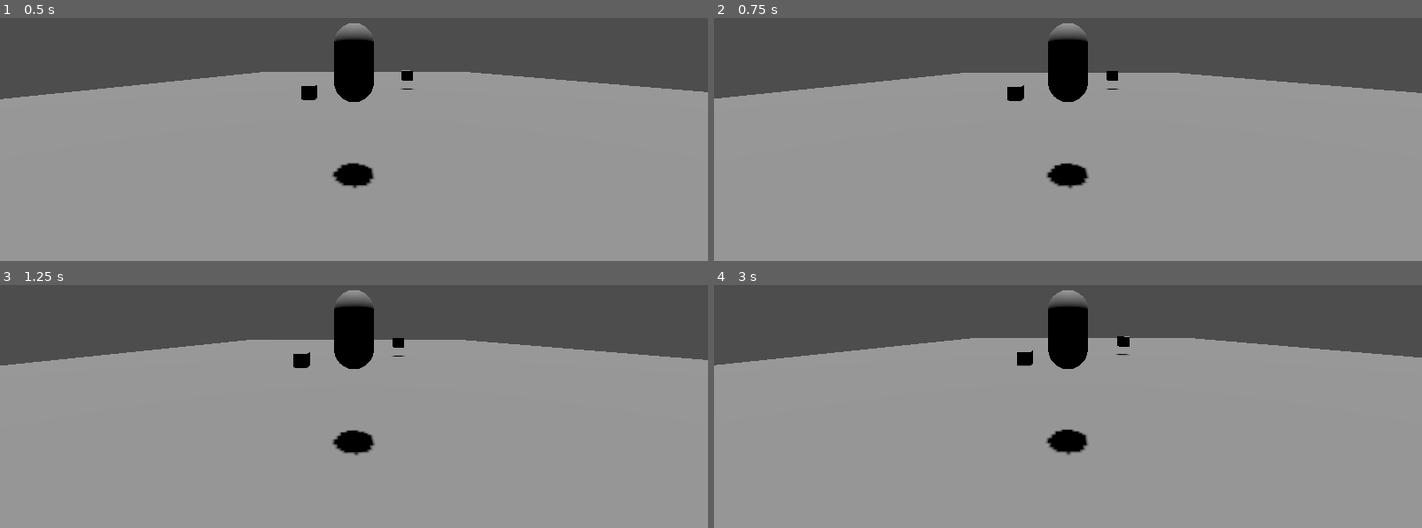
Above: before the commit, frames 1-4 (two rows, left to right).
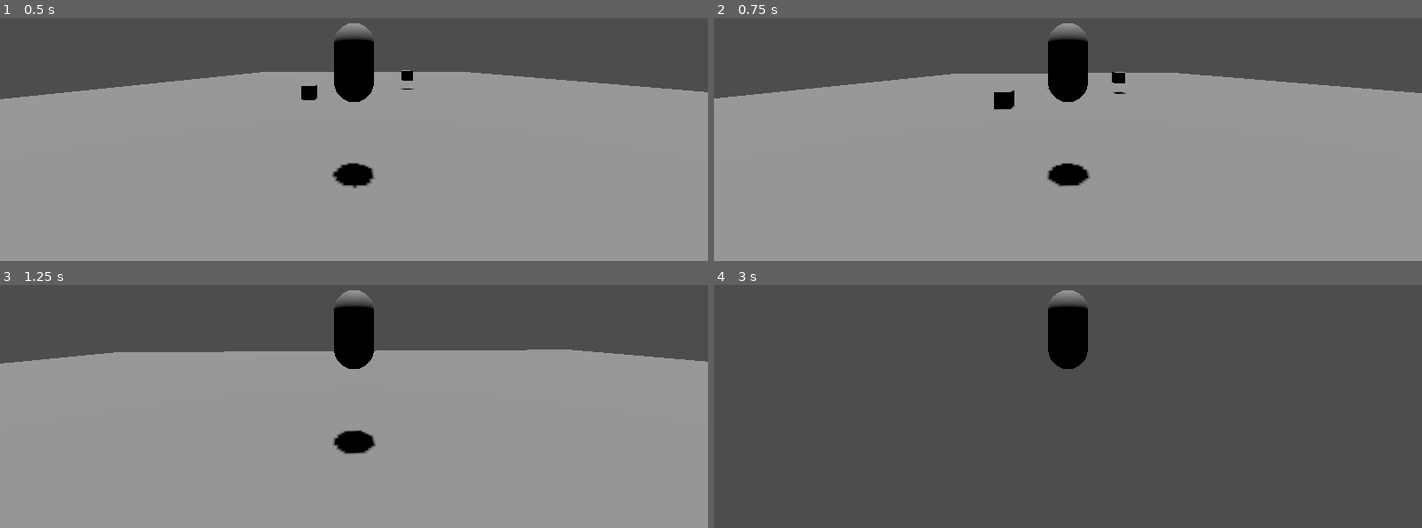
Above: after the commit, the same moments.

Repository: GameDevWeek-2023/ON_VeilBreak
Game: Godot game, scene res://Base.tscn
Two runs of this game, one before a commit and one after it. Both use one fixed random seed, a clock stepped at 60 frames per second and the inputs below.
Inputs (mouse positions are in pixels of both pictures, inside the frame that each line leads up to):
- Up to frame 1 (0.5 s): no input
- Up to frame 2 (0.75 s): tap Enter at 0.5 s; move the mouse to (1103, 61) at 0.52 s; hold W (move_forward) from 0.53 s (still down)
- Up to frame 3 (1.25 s): keep holding W (move_forward)
- Up to frame 4 (3 s): keep holding W (move_forward); move the mouse to (1032, 331) at 1.27 s; tap Space at 2 s; move the mouse to (1082, 321) at 2.02 s; tap Enter at 2.75 s; move the mouse to (1060, 336) at 2.77 s

Frame 1 is identical in both runs. In frame 2, 0.5% of the frame differs, in the area x 0-100%, y 21-71%; in frame 3, 2.3%; in frame 4, 74%, in the area x 0-100%, y 21-100%.
Error before the commit: Invalid access to property or key 'rotation' on a base object of type 'null instance'. (res://player/player.gd:15)

Commit message:
took out movement

Diff:
--- a/player/player.gd
+++ b/player/movement.gd
@@ -1,9 +1,11 @@
-extends CharacterBody3D
+extends Node3D
 
-@export var speed := 0;
+@onready var parent = get_parent();
+@onready var mesh = get_parent().get_node("pivot")
+
 @export var acceleration = 5;
 
-@onready var _spring_arm: SpringArm3D = $SpringArm3D;
+@onready var camara: SpringArm3D = get_parent().get_node("player_camara");
 
 var target_velocity = Vector3.ZERO
 
@@ -12,16 +14,16 @@
 
 	move_direction.x = Input.get_action_strength("move_right") - Input.get_action_strength("move_left");
 	move_direction.z = Input.get_action_strength("move_back") - Input.get_action_strength("move_forward");
-	move_direction = move_direction.rotated(Vector3.UP, _spring_arm.rotation.y).normalized();
+	move_direction = move_direction.rotated(Vector3.UP, camara.rotation.y).normalized();
 	if move_direction != Vector3.ZERO:
 		move_direction = move_direction.normalized();
-		$pivot.look_at(position + move_direction, Vector3.UP);
+		mesh.look_at(parent.position + move_direction, Vector3.UP);
 
 	target_velocity.x += move_direction.x * acceleration;
 	target_velocity.z += move_direction.z * acceleration;
 
-	velocity = target_velocity;
-	move_and_slide();
+	parent.velocity = target_velocity;
+	parent.move_and_slide();
 
 # Called when the node enters the scene tree for the first time.
 #func _ready():
@@ -30,4 +32,4 @@
 
 # Called every frame. 'delta' is the elapsed time since the previous frame.
 func _process(delta):
-	_spring_arm.position = position
+	camara.position = parent.position
--- a/player/movement.tscn
+++ b/player/movement.tscn
@@ -1,22 +1,6 @@
-[gd_scene load_steps=3 format=3 uid="uid://rtm3dqafifby"]
+[gd_scene load_steps=2 format=3 uid="uid://rtm3dqafifby"]
 
-[ext_resource type="Script" path="res://player/SpringArm3D.gd" id="1_npkvy"]
-
-[sub_resource type="CapsuleMesh" id="CapsuleMesh_wx3dr"]
+[ext_resource type="Script" path="res://player/movement.gd" id="1_3hurg"]
 
 [node name="Movement" type="Node3D"]
-
-[node name="SpringArm3D" type="SpringArm3D" parent="."]
-spring_length = 5.0
-script = ExtResource("1_npkvy")
-
-[node name="Camera3D" type="Camera3D" parent="SpringArm3D"]
-transform = Transform3D(1, 0, 0, 0, 1, 0, 0, 0, 1, 0.193743, -0.126409, 1.48876)
-current = true
-fov = 90.6
-
-[node name="pivot" type="Node3D" parent="."]
-
-[node name="MeshInstance3D" type="MeshInstance3D" parent="pivot"]
-mesh = SubResource("CapsuleMesh_wx3dr")
-skeleton = NodePath("../../../..")
+script = ExtResource("1_3hurg")
--- a/player/player.tscn
+++ b/player/player.tscn
@@ -1,15 +1,25 @@
-[gd_scene load_steps=4 format=3 uid="uid://b5f8vlhw2s536"]
+[gd_scene load_steps=5 format=3 uid="uid://db1x4h4bapiib"]
 
-[ext_resource type="Script" path="res://player/player.gd" id="1_ulnls"]
+[ext_resource type="PackedScene" uid="uid://cpws260t447t5" path="res://player/player_camara.tscn" id="2_et1dp"]
 [ext_resource type="PackedScene" uid="uid://rtm3dqafifby" path="res://player/movement.tscn" id="2_v5qm3"]
 
 [sub_resource type="CapsuleShape3D" id="CapsuleShape3D_2ioct"]
 
+[sub_resource type="CapsuleMesh" id="CapsuleMesh_ghyiv"]
+
 [node name="CharacterBody3D" type="CharacterBody3D"]
-script = ExtResource("1_ulnls")
 
 [node name="CollisionShape3D" type="CollisionShape3D" parent="."]
 transform = Transform3D(1, 0, 0, 0, 1, 0, 0, 0, 1, -0.0210164, 0.00938052, 0.00014849)
 shape = SubResource("CapsuleShape3D_2ioct")
 
 [node name="Movement" parent="." instance=ExtResource("2_v5qm3")]
+acceleration = 2
+
+[node name="pivot" type="Node3D" parent="."]
+
+[node name="MeshInstance3D" type="MeshInstance3D" parent="pivot"]
+mesh = SubResource("CapsuleMesh_ghyiv")
+skeleton = NodePath("../../../..")
+
+[node name="player_camara" parent="." instance=ExtResource("2_et1dp")]
--- /dev/null
+++ b/player/player_camara.tscn
@@ -0,0 +1,12 @@
+[gd_scene load_steps=2 format=3 uid="uid://cpws260t447t5"]
+
+[ext_resource type="Script" path="res://player/player_camara.gd" id="1_1bm1n"]
+
+[node name="SpringArm3D" type="SpringArm3D"]
+spring_length = 5.0
+script = ExtResource("1_1bm1n")
+
+[node name="Camera3D" type="Camera3D" parent="."]
+transform = Transform3D(1, 0, 0, 0, 1, 0, 0, 0, 1, 0.193743, -0.126409, 1.48876)
+current = true
+fov = 90.6
--- a/project.godot
+++ b/project.godot
@@ -14,12 +14,6 @@
 run/main_scene="res://Base.tscn"
 config/features=PackedStringArray("4.0", "Forward Plus")
 config/icon="res://icon.svg"
-
-[layer_names]
-
-3d_physics/layer_1="Main physics"
-3d_physics/layer_9="Projectiles 1"
-3d_physics/layer_10="Projectiles 2"
 
 [input]
 
@@ -52,3 +46,9 @@
 "events": [Object(InputEventKey,"resource_local_to_scene":false,"resource_name":"","device":-1,"window_id":0,"alt_pressed":false,"shift_pressed":false,"ctrl_pressed":false,"meta_pressed":false,"pressed":false,"keycode":0,"physical_keycode":32,"key_label":0,"unicode":32,"echo":false,"script":null)
 ]
 }
+
+[layer_names]
+
+3d_physics/layer_1="Main physics"
+3d_physics/layer_9="Projectiles 1"
+3d_physics/layer_10="Projectiles 2"
Not shown: 1 places in Base.tscn that only renumber resources
Renamed: player/SpringArm3D.gd -> player/player_camara.gd
